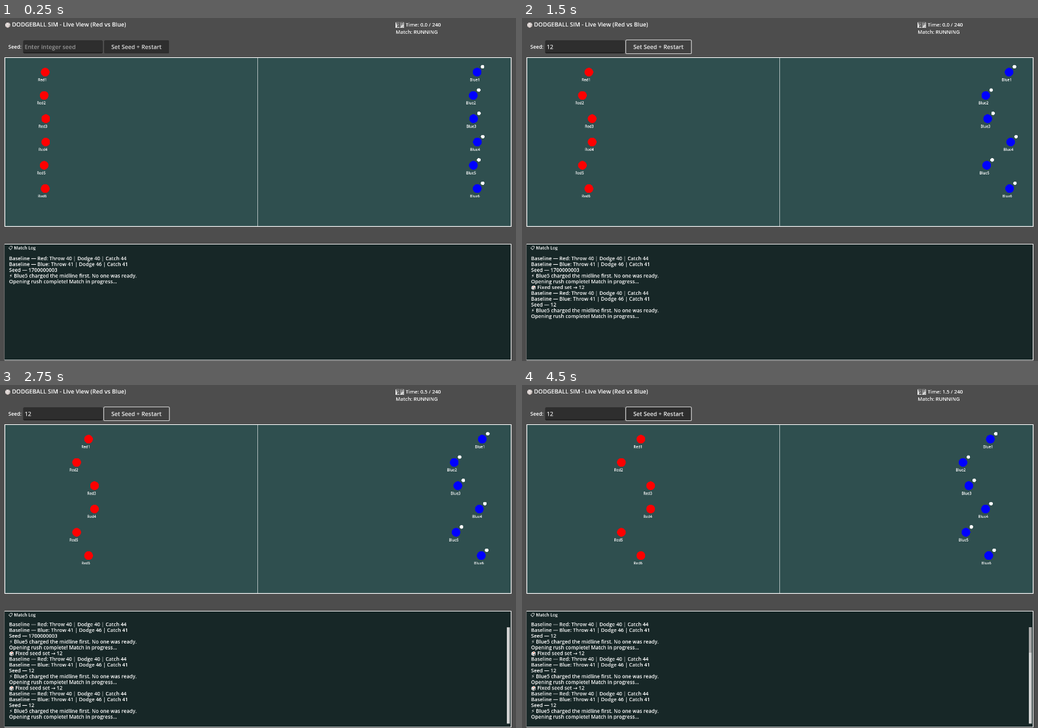
Above: before the commit, frames 1-4 (two rows, left to right).
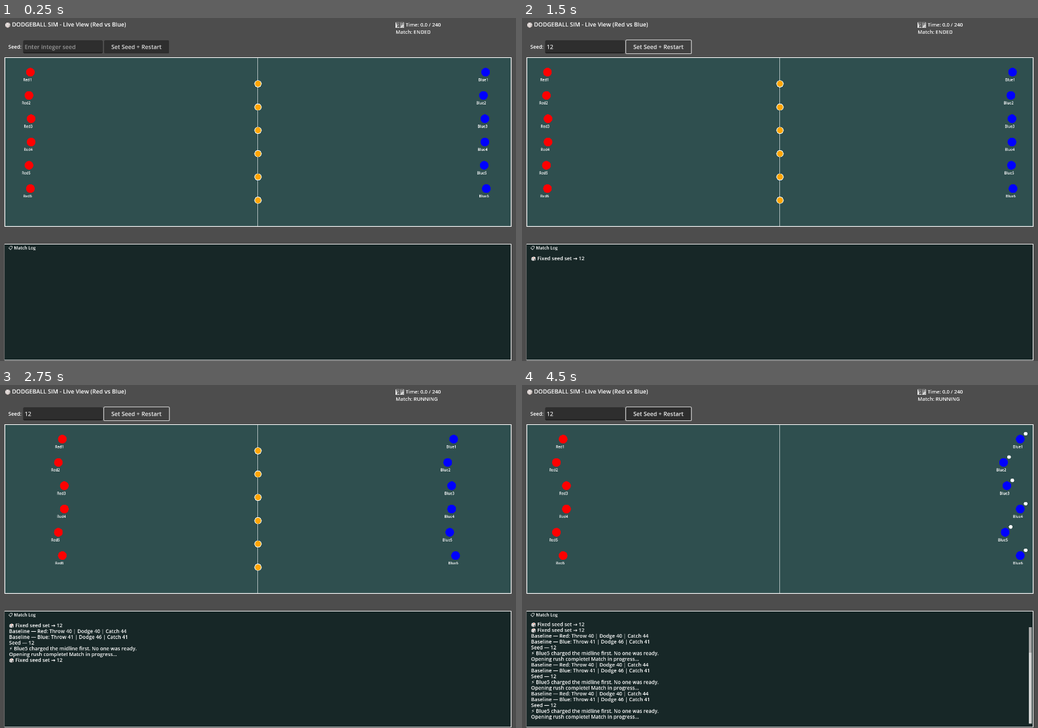
Above: after the commit, the same moments.

Repository: Klutzleo/dodgeball-sim
Game: Godot game, scene res://Main.tscn
Two runs of this game, one before a commit and one after it. Both use one fixed random seed, a clock stepped at 60 frames per second and the inputs below.
Inputs (mouse positions are in pixels of both pictures, inside the frame that each line leads up to):
- Up to frame 1 (0.25 s): no input
- Up to frame 2 (1.5 s): click (583, 45) at 0.52 s; type "12" at 0.6 s; click "Set Seed + Restart" at 1.25 s
- Up to frame 3 (2.75 s): click "Set Seed + Restart" at 2 s
- Up to frame 4 (4.5 s): click "Set Seed + Restart" at 2.75 s; move the mouse to (893, 539) at 3.52 s; click (893, 539) at 3.67 s; move the mouse to (676, 573) at 4.27 s; click (676, 573) at 4.42 s

The runs differ from the first frame. In frame 1, 2.0% of the frame differs, in the area x 1-96%, y 3-78%; in frame 2, 2.5%; in frame 3, 3.8%, in the area x 1-99%, y 1-99%; in frame 4, 3.2%.

Commit message:
Update GameUI.gd
updated visuals

Diff:
--- a/scripts/GameUI.gd
+++ b/scripts/GameUI.gd
@@ -25,6 +25,9 @@
 # Player visual positions (for court display)
 var player_positions: Dictionary = {}
 var player_velocities: Dictionary = {}
+var player_home_y: Dictionary = {}     # spawn-row Y, used as a soft anchor
+var match_phase: String = "pre_match"  # "pre_match" | "in_progress" | "finished"
+var pre_match_timer: float = 0.0       # counts up during opening rush visual
 
 # Ball trajectories (cosmetic)
 var active_balls: Array = []  # [{start_pos, end_pos, start_time, duration, color}]
@@ -100,8 +103,10 @@
 	initialize_teams()
 	load_players()
 
-	# Auto-start match after scene loads
-	await get_tree().process_frame
+	# Pre-match opening rush visual: 1.5s with balls on midline, players sprinting in
+	match_phase = "pre_match"
+	pre_match_timer = 0.0
+	await get_tree().create_timer(1.5).timeout
 	start_match()
 
 func setup_stats_panel():
@@ -261,19 +266,27 @@
 	players = red_team + blue_team
 	match_engine.players = players
 
-	# Calculate static court positions (Red left, Blue right)
-	var red_x = court_left + 100
-	var blue_x = court_right - 100
+	# Place players at their back wall for the pre-match rush visual.
+	# Home Y anchors their row for spreading logic during the match.
+	var red_x_start = court_left + 20.0   # back wall
+	var blue_x_start = court_right - 20.0
+	var mid_x = (court_left + court_right) / 2.0
+	var red_x_play = mid_x - 120.0        # normal play position
+	var blue_x_play = mid_x + 120.0
 	var y_spacing = (court_bottom - court_top - 2.0 * court_inner_pad) / 6.0
 
 	for i in range(6):
-		var pos = Vector2(red_x, court_top + court_inner_pad + i * y_spacing)
-		player_positions[red_team[i].name] = pos
+		var home_y = court_top + court_inner_pad + i * y_spacing
+		player_home_y[red_team[i].name] = home_y
+		player_positions[red_team[i].name] = Vector2(red_x_start, home_y)
 		player_velocities[red_team[i].name] = Vector2.ZERO
 	for i in range(6):
-		var pos_b = Vector2(blue_x, court_top + court_inner_pad + i * y_spacing)
-		player_positions[blue_team[i].name] = pos_b
+		var home_y = court_top + court_inner_pad + i * y_spacing
+		player_home_y[blue_team[i].name] = home_y
+		player_positions[blue_team[i].name] = Vector2(blue_x_start, home_y)
 		player_velocities[blue_team[i].name] = Vector2.ZERO
+	# Suppress unused variable warning — used in future play-position clamping
+	var _unused = red_x_play + blue_x_play
 
 # Applies archetype stat bonuses, skill, and max_balls to a freshly created player.
 # Base roll is 3 + randi(0,1) giving 3-4, then archetype bonus applied and clamped 1-7.
@@ -342,6 +355,7 @@
 	add_console_line("Opening rush complete! Match in progress...")
 
 	match_running = true
+	match_phase = "in_progress"
 	match_time = 0.0
 	accumulated_time = 0.0
 
@@ -354,6 +368,19 @@
 	match_engine.reset_players()
 	match_time = 0.0
 	accumulated_time = 0.0
+	# Reset players to back wall for opening rush visual
+	var mid_x = (court_left + court_right) / 2.0
+	for p in players:
+		var home_y = player_home_y.get(p.name, (court_top + court_bottom) / 2.0)
+		if p.team == "Red":
+			player_positions[p.name] = Vector2(court_left + 20.0, home_y)
+		else:
+			player_positions[p.name] = Vector2(court_right - 20.0, home_y)
+		player_velocities[p.name] = Vector2.ZERO
+	match_phase = "pre_match"
+	pre_match_timer = 0.0
+	var _unused = mid_x
+	await get_tree().create_timer(1.5).timeout
 	start_match()
 
 func _on_restart_match():
@@ -398,102 +425,118 @@
 		"end_pos": end_pos,
 		"start_time": throw_time,
 		"duration": duration,
-		"color": ball_color
+		"color": ball_color,
+		"target": target_name,   # used for evasion logic
+		"landed": false          # set true after arrival; fades out briefly
 	})
 	print("🏐 Ball spawned: %s → %s at time %.2f (total active: %d)" % [thrower_name, target_name, throw_time, active_balls.size()])
 	queue_redraw()
 
 func _update_player_positions(delta: float) -> void:
 	var mid_x = (court_left + court_right) / 2.0
+	var court_y_min = court_top + court_inner_pad
+	var court_y_max = court_bottom - court_inner_pad
+
 	for p in players:
-		if not p.alive:
-			continue
 		var player_name = p.name
 		var pos: Vector2 = player_positions.get(player_name, Vector2.ZERO)
+
+		if not p.alive:
+			# Eliminated: drift toward sideline (off to the side of their half)
+			var bench_x = court_left - 18.0 if p.team == "Red" else court_right + 18.0
+			pos = pos.lerp(Vector2(bench_x, pos.y), delta * 2.0)
+			player_positions[player_name] = pos
+			continue
+
+		if match_phase == "pre_match":
+			# Sprint toward midline at full speed for opening rush visual
+			var target_x = mid_x - 80.0 if p.team == "Red" else mid_x + 80.0
+			var rush_speed = 180.0 + 8.0 * float(p.stats.get("hustle", 3))
+			var dx = target_x - pos.x
+			pos.x += sign(dx) * min(abs(dx), rush_speed * delta)
+			player_positions[player_name] = pos
+			continue
+
 		var vel: Vector2 = _compute_velocity(p, pos, mid_x)
 		pos += vel * delta
 
-		# Bounds per team (stay on own half, leave margin)
+		# X bounds: stay on own half
 		if p.team == "Red":
-			var min_x = court_left + 60.0
-			var max_x = mid_x - 40.0
-			if pos.x < min_x:
-				pos.x = min_x
-				vel.x = abs(vel.x)
-			elif pos.x > max_x:
-				pos.x = max_x
-				vel.x = -abs(vel.x)
+			pos.x = clamp(pos.x, court_left + 36.0, mid_x - 30.0)
 		else:
-			var min_x_b = mid_x + 40.0
-			var max_x_b = court_right - 60.0
-			if pos.x < min_x_b:
-				pos.x = min_x_b
-				vel.x = abs(vel.x)
-			elif pos.x > max_x_b:
-				pos.x = max_x_b
-				vel.x = -abs(vel.x)
+			pos.x = clamp(pos.x, mid_x + 30.0, court_right - 36.0)
+
+		# Y bounds: stay within court vertically
+		pos.y = clamp(pos.y, court_y_min, court_y_max)
 
 		player_positions[player_name] = pos
 		player_velocities[player_name] = vel
-		# Sync position to match engine for cover logic
 		if match_engine:
 			match_engine.set_player_position(player_name, pos)
 
+const BALL_FADE_DURATION = 0.4  # seconds the ball lingers at target before vanishing
+
 func _update_balls(_delta: float) -> void:
-	# Remove expired balls
 	var i = 0
 	while i < active_balls.size():
 		var ball = active_balls[i]
 		var elapsed = match_time - ball["start_time"]
-		if elapsed > ball["duration"]:
+		if elapsed >= ball["duration"] and not ball["landed"]:
+			ball["landed"] = true
+			ball["land_time"] = match_time
+		if ball["landed"] and (match_time - ball.get("land_time", match_time)) > BALL_FADE_DURATION:
 			active_balls.remove_at(i)
 		else:
 			i += 1
 
 func _compute_velocity(p: Player, pos: Vector2, mid_x: float) -> Vector2:
 	var has_ball = p.ball_count > 0
-	var hustle = p.stats.get("hustle", 0)
-	var ferocity = p.stats.get("ferocity", 0)
-	var instinct = p.stats.get("instinct", 0)
-
-	var base_speed = 30.0 + 6.0 * float(hustle)
-	if has_ball:
-		if ferocity >= instinct:
-			base_speed += 4.0
-		else:
-			base_speed -= 4.0
-
-	var dir = 1.0 if p.team == "Red" else -1.0
-
-	# Bias: without ball, move toward mid; with ball, slightly back unless ferocity is high
-	var bias = 0.0
+	var hustle    = p.stats.get("hustle", 0)
+	var ferocity  = p.stats.get("ferocity", 0)
+	var instinct  = p.stats.get("instinct", 0)
+	var home_y    = player_home_y.get(p.name, pos.y)
+	var dir       = 1.0 if p.team == "Red" else -1.0
+
+	var base_speed = 28.0 + 7.0 * float(hustle)
+
+	# ── X axis ───────────────────────────────────────────────────────────────
+	var bias_x: float
 	if not has_ball:
-		bias = 1.0
+		bias_x = 0.8          # drift toward midline to chase balls
 	elif ferocity > instinct:
-		bias = 0.3
+		bias_x = 0.4          # aggressive: press forward with ball
 	else:
-		bias = -0.5
-
-	# Apply bias toward or away from midline
-	var target_dir = dir * bias
-	var vx = base_speed * target_dir
-
-	# Preserve last horizontal direction to avoid getting stuck at bounds
-	var prev_vel: Vector2 = player_velocities.get(p.name, Vector2.ZERO)
-	if prev_vel.x < 0:
-		vx = -abs(vx)
-	elif prev_vel.x > 0:
-		vx = abs(vx)
-
-	# Loose-ball pursuit: if there are loose balls and capacity, nudge toward midline
+		bias_x = -0.3         # cautious: hold back
+	var vx = base_speed * dir * bias_x
+
+	# Loose-ball sprint: charge hard toward midline when carrying capacity open
 	if match_engine and match_engine.loose_balls > 0 and p.ball_count < p.max_balls:
-		var dir_to_mid = 0.0
-		if abs(mid_x - pos.x) > 1.0:
-			dir_to_mid = 1.0 if mid_x > pos.x else -1.0
-		var pursuit_vx = 20.0 * dir_to_mid
-		vx += pursuit_vx
-
-	return Vector2(vx, 0)
+		var dx = mid_x - pos.x
+		if abs(dx) > 1.0:
+			vx += 40.0 * sign(dx)
+
+	# ── Y axis ───────────────────────────────────────────────────────────────
+	# Spring toward home row (soft anchor so players don't drift permanently)
+	var vy = (home_y - pos.y) * 1.8
+
+	# Evasion: if an in-flight ball is heading at this player, dodge perpendicular
+	var dodge_speed = 18.0 + 5.0 * float(instinct)
+	for ball in active_balls:
+		if ball.get("target", "") == p.name and not ball.get("landed", false):
+			# Dodge away from home_y — alternate direction each hit for variety
+			var dodge_dir = 1.0 if fmod(float(p.times_targeted), 2.0) == 0 else -1.0
+			vy += dodge_speed * dodge_dir * 3.0
+
+	# Teammate spreading: push apart players on the same team stacked in Y
+	for other in players:
+		if other.name == p.name or other.team != p.team or not other.alive:
+			continue
+		var other_y = player_positions.get(other.name, Vector2.ZERO).y
+		var dy = pos.y - other_y
+		if abs(dy) < 40.0 and abs(dy) > 0.5:
+			vy += sign(dy) * (40.0 - abs(dy)) * 1.2
+
+	return Vector2(vx, vy)
 
 func _draw():
 	# Court background
@@ -527,22 +570,42 @@
 		var label = p.name.substr(0, 5)
 		draw_string(ui_font, pos + Vector2(-20, 25), label, HORIZONTAL_ALIGNMENT_CENTER, -1, 10)
 
+	# Pre-match: draw 6 balls lined up on the midline
+	if match_phase == "pre_match":
+		var ball_y_start = court_top + court_inner_pad + (court_bottom - court_top - 2.0 * court_inner_pad) / 12.0
+		var ball_y_step  = (court_bottom - court_top - 2.0 * court_inner_pad) / 6.0
+		for i in range(6):
+			var ball_pos = Vector2(mid_x, ball_y_start + i * ball_y_step)
+			draw_circle(ball_pos, 9.0, Color.ORANGE)
+			draw_circle(ball_pos, 9.0, Color.WHITE, false, 1.5)
+
+	# In-progress: show loose ball count as small dots near midline
+	if match_phase == "in_progress" and match_engine:
+		var loose = match_engine.loose_balls
+		for i in range(loose):
+			var dot_y = court_top + court_inner_pad + i * 18.0 + 9.0
+			draw_circle(Vector2(mid_x, dot_y), 5.0, Color(1.0, 0.65, 0.0, 0.55))
+
 	# Draw active balls (on top of players)
 	for ball in active_balls:
-		var t = (match_time - ball["start_time"]) / ball["duration"]
-		if t >= 0.0 and t <= 1.0:
-			# Draw trail/trace behind ball
+		var elapsed = match_time - ball["start_time"]
+		if ball.get("landed", false):
+			# Fade out at landing position
+			var fade = 1.0 - clamp((match_time - ball.get("land_time", match_time)) / BALL_FADE_DURATION, 0.0, 1.0)
+			if fade > 0.0:
+				var c = Color(ball["color"].r, ball["color"].g, ball["color"].b, fade * 0.6)
+				draw_circle(ball["end_pos"], 8.0 * fade, c)
+		else:
+			var t = clamp(elapsed / ball["duration"], 0.0, 1.0)
+			# Trail
 			var trail_segments = 8
 			for i in range(trail_segments):
 				var trail_t = max(0.0, t - (trail_segments - i) * 0.08)
-				if trail_t >= 0.0:
-					var trail_pos = ball["start_pos"].lerp(ball["end_pos"], trail_t)
-					var alpha = float(i) / float(trail_segments)  # Fade in from 0 to 1
-					var trail_color = Color(ball["color"].r, ball["color"].g, ball["color"].b, alpha * 0.6)
-					var trail_radius = 6.0 + 2.0 * alpha
-					draw_circle(trail_pos, trail_radius, trail_color)
-
-			# Draw main ball at current position
+				var trail_pos = ball["start_pos"].lerp(ball["end_pos"], trail_t)
+				var alpha = float(i) / float(trail_segments) * 0.6
+				var trail_color = Color(ball["color"].r, ball["color"].g, ball["color"].b, alpha)
+				draw_circle(trail_pos, 5.0 + 2.0 * float(i) / float(trail_segments), trail_color)
+			# Main ball
 			var ball_pos = ball["start_pos"].lerp(ball["end_pos"], t)
 			draw_circle(ball_pos, 8.0, ball["color"])
 
@@ -613,6 +676,13 @@
 		if scroll_idle_time > 3.0:
 			user_scrolling = false
 			scroll_idle_time = 0.0
+
+	# During pre-match, animate players sprinting to midline and redraw
+	if match_phase == "pre_match":
+		pre_match_timer += delta
+		_update_player_positions(delta)
+		queue_redraw()
+		return
 
 	if not match_running:
 		return
@@ -682,6 +752,7 @@
 
 func end_match(winner: String):
 	match_running = false
+	match_phase = "finished"
 	var summary = match_engine.generate_match_summary(match_engine.rounds)
 	match_engine.award_match_sweat(summary, winner)
 	var mvp = match_engine.detect_mvp(summary)
